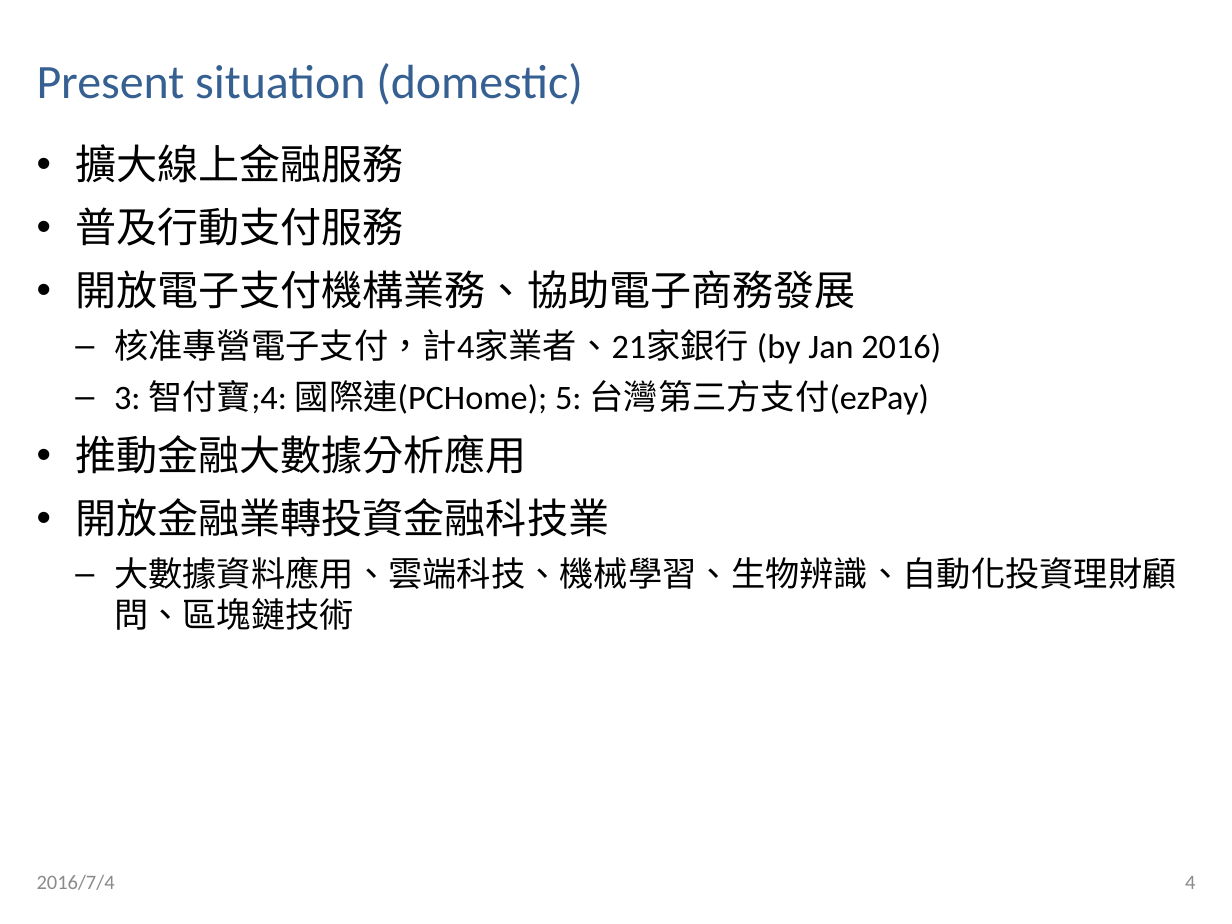
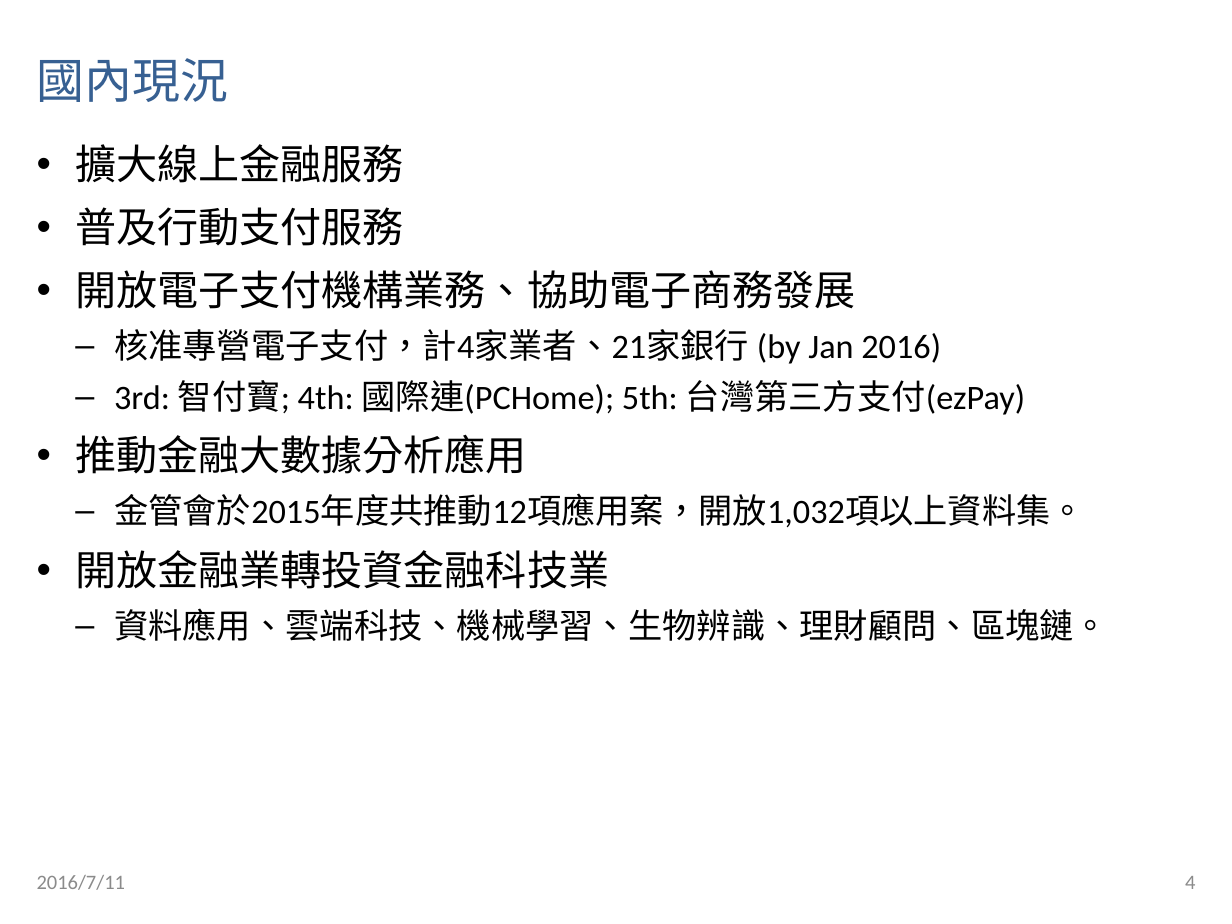
Before and after one commit to CpOuyang/custom, a slide deck: slide 4 of 20160712 - 金融科技白皮書(部會).pptx. Drawn at 1232x924 pixels with LibreOffice and Linux fonts; fonts in the diff are those of the drawing. Boxes give left, top, right and bottom in pixels: in the first picture for what was removed or moved away, otherwise in the second. Text is boxed around its words. In the diff, an @@ line names an element or a change of style, - is before the commit and + after.

```diff
--- a/20160712 - 金融科技白皮書(部會).pptx
+++ b/20160712 - 金融科技白皮書(部會).pptx
@@ title at box(37, 58, 228, 102): text changed @@
-Present situation (domestic)
+國內現況
@@ text at box(114, 380, 1025, 415): text changed @@
-  – 3: 智付寶;4: 國際連(PCHome); 5: 台灣第三方支付(ezPay)
+  – 3rd: 智付寶; 4th: 國際連(PCHome); 5th: 台灣第三方支付(ezPay)
@@ text at box(114, 493, 1085, 527): paragraph added @@
+  – 金管會於2015年度共推動12項應用案，開放1,032項以上資料集。
@@ text at box(114, 608, 1108, 641): text changed @@
-  – 大數據資料應用、雲端科技、機械學習、生物辨識、自動化投資理財顧問、區塊鏈技術
+  – 資料應用、雲端科技、機械學習、生物辨識、理財顧問、區塊鏈。
@@ text at box(37, 875, 126, 890): text changed @@
-2016/7/4
+2016/7/11
```
Also in this commit, not shown: 29 other slides changed, 11 slides added, 2 slides removed.
